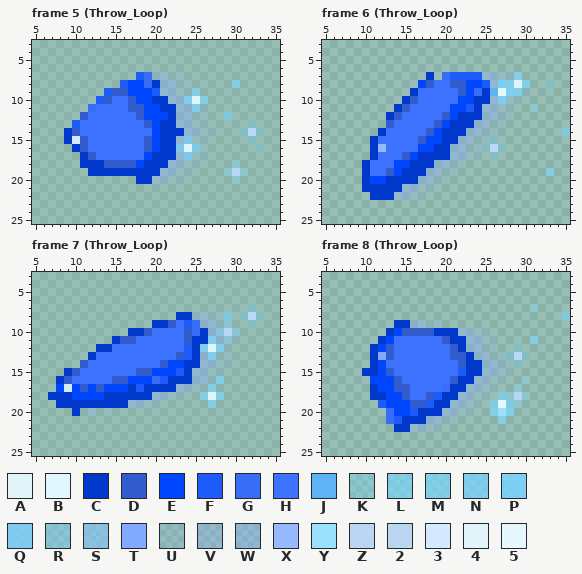
Edited in one commit: pixel-art file (Assets/02.Sprites/KTH/shield/shield_anim.aseprite). Above: the version before the commit.
36x29 pixels, 14 frames. Colours within 5 levels of each other are drawn and written as one. Shown: frame 5 (Throw_Loop): x 5..35, y 3..25; frame 6 (Throw_Loop): x 5..35, y 3..25; frame 7 (Throw_Loop): x 5..35, y 3..25; frame 8 (Throw_Loop): x 5..35, y 3..25. The commit also changed other frames, which this record leaves out.
Visible layers, top first: "FX", "Shield", "Afterimage".
Palette (. is transparent): A #ebfaffe6  B #e3f8fff7  C #0038cb  D #325ccb  E #0046ff  F #1e5bfb  G #386df8  H #3e73ff  J #5db3f3  K #78d7ff50  L #78d7ffa0  M #78d7ffaa  N #79d4ffb6  P #7ad3ffdc  Q #7bd0ffcb  R #7cceff68  S #81c4ff95  T #82aaff  U #8baeff23  V #8baeff4b  W #8baeff64  X #97b9ff  Y #9ce2fff7  Z #c1dbffd8  2 #c3dcffd2  3 #d4e8ff  4 #e7f7fff0  5 #e7f8fffd
Pixels before, frame 5 (Throw_Loop), first column x 9:
 7 .........FGVVUU..........
 8 .......FEEGCWWUU.....L...
 9 .....FDDEEEFWWUUM........
10 ....FDHHDEECCWWNAM.......
11 ...GHHHHDDEECCWWNU.......
12 ..DHHHHHHDEEECWWUU..L....
13 .FHHHHHHHHDECCWWUU.....K.
14 CDHHHHHHHHHECCCWWUU...K2K
15 C3DHHHHHHHDECCWQUU.....K.
16 .CDHHHHHHHDECCQ4NU......K
17 ..CDHHHHHHECCCWQUU.......
18 ..CCCDDDDECCCWWUU....K...
19 ...CCCCCCCCCWWUU....K2K..
20 .........CCVVUU......K...
Pixels before, frame 6 (Throw_Loop), first column x 10:
 7 ........C.GFFFFWWUUM......
 8 .......EDHHDDEEFWPNAM..K..
 9 ......CHHHHHDEGCJ5PNU.....
10 .....CDHHHHHEECCWPUU......
11 ....CDHHHHHEEFCWWUU..K....
12 ...CDHHHHHDECCCWWUU.......
13 ...DHHHHHDECCCWWUU........
14 ..CHHHHHDECCCWWUU........L
15 .CHHHHHDEECCWWUUK.........
16 .CXHHHHEECCWWUUK2K........
17 .CHHHDECCCCWWUU.K.........
18 CHHHEECCCWWUU.............
19 CHHDECCCWWUU...........L..
20 CEECCCCWWUU...............
21 CCCCCWWUU.................
22 .CCCVWUU..................
Pixels before, frame 7 (Throw_Loop), first column x 7:
 7 .........................K.
 8 ................CCVVUUL.K2K
 9 .............CCDHFGWWUR..K.
10 ..........CCDHHHHDGCWSZR...
11 ........CDDHHHHHHDCCQWRU...
12 ......CCHHHHHHHHHFCQ4NU....
13 .....CHHHHHHHHHHDFCWQUU....
14 ....DHHHHHHHHHDEECCWWUU....
15 ..CDHHHHHHHDDEEEFCWWUU.....
16 .CDHHHHHDDEEEGFCCCWWUM.....
17 .E3EDEDEEECFCCCCWWUUM......
18 CCCEEEECCCCCCWWUU..MAM.....
19 .CCCCCCCCCWWUU......M......
20 ...C.V.U...................
Pixels before, frame 8 (Throw_Loop), first column x 10:
 7 .....................K....
 8 .........................L
 9 ....CCVVUU................
10 ...CEDDDDCCCWWUU..........
11 ..CEHHHHHHDCCWWUU....L....
12 .CEDHHHHHHHDCWWUU..K......
13 .CTDHHHHHHHDDCWWUUK2K.....
14 .CEHHHHHHHHHDCCWWUUK......
15 CCEDHHHHHHHHFCCWWUU.......
16 .EEEDHHHHHHDCCWWUU..K.....
17 .CEEDDHHHHGCCWWUU..K......
18 .CCEEDHHDFCCWWUU.MK2K.....
19 ..FEEEDDFCCWWUU.MBMK......
20 ...GEEFCCCWWUU..MYM.......
21 ...GFCCCWWUU.....M........
22 ....CCVVUU................
The result:
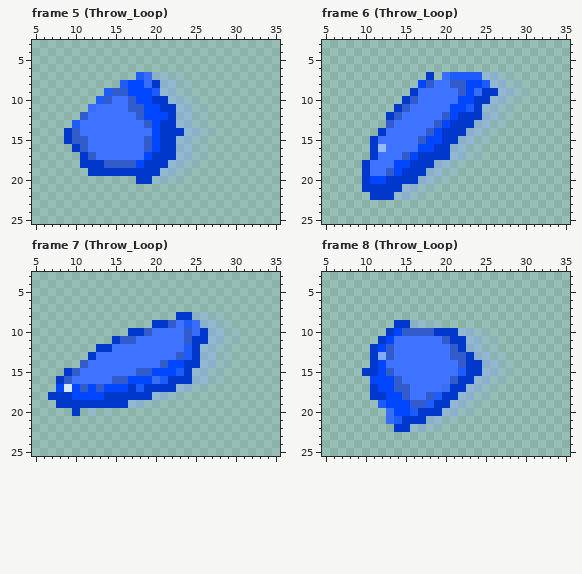
Diff:
Frame 5 (Throw_Loop), layer "FX":
y 8: x 30 L -> .
y 9: x 25 M -> .
y 10: x 24..26 NAM -> UU.
y 11: x 25 N -> U
y 12: x 29 L -> .
y 13: x 32 K -> .
y 14: x 31..33 K2K -> ...
y 15: x 10 3 -> D; x 24 Q -> W; x 32 K -> .
y 16: x 23..25 Q4N -> WWU; x 33 K -> .
y 17: x 24 Q -> W
y 18: x 30 K -> .
y 19: x 29..31 K2K -> ...
y 20: x 30 K -> .
Frame 6 (Throw_Loop), layer "FX":
y 7: x 29 M -> .
y 8: x 27..30 PNAM -> WUU.; x 33 K -> .
y 9: x 26..29 J5PN -> CWWU
y 10: x 27 P -> W
y 11: x 31 K -> .
y 14: x 35 L -> .
y 15: x 26 K -> .
y 16: x 25..27 K2K -> ...
y 17: x 26 K -> .
y 19: x 33 L -> .
Frame 7 (Throw_Loop), layer "FX":
y 7: x 32 K -> .
y 8: x 29 L -> .; x 31..33 K2K -> ...
y 9: x 29 R -> U; x 32 K -> .
y 10: x 28..30 SZR -> WUU
y 11: x 27 Q -> W; x 29 R -> U
y 12: x 26..28 Q4N -> WWU
y 13: x 27 Q -> W
y 16: x 28 M -> U
y 17: x 27 M -> .
y 18: x 26..28 MAM -> ...
y 19: x 27 M -> .
Frame 8 (Throw_Loop), layer "FX":
y 7: x 31 K -> .
y 8: x 35 L -> .
y 11: x 31 L -> .
y 12: x 29 K -> .
y 13: x 28..30 K2K -> ...
y 14: x 29 K -> .
y 16: x 30 K -> .
y 17: x 29 K -> .
y 18: x 27..30 MK2K -> ....
y 19: x 26..29 MBMK -> ....
y 20: x 26..28 MYM -> ...
y 21: x 27 M -> .
